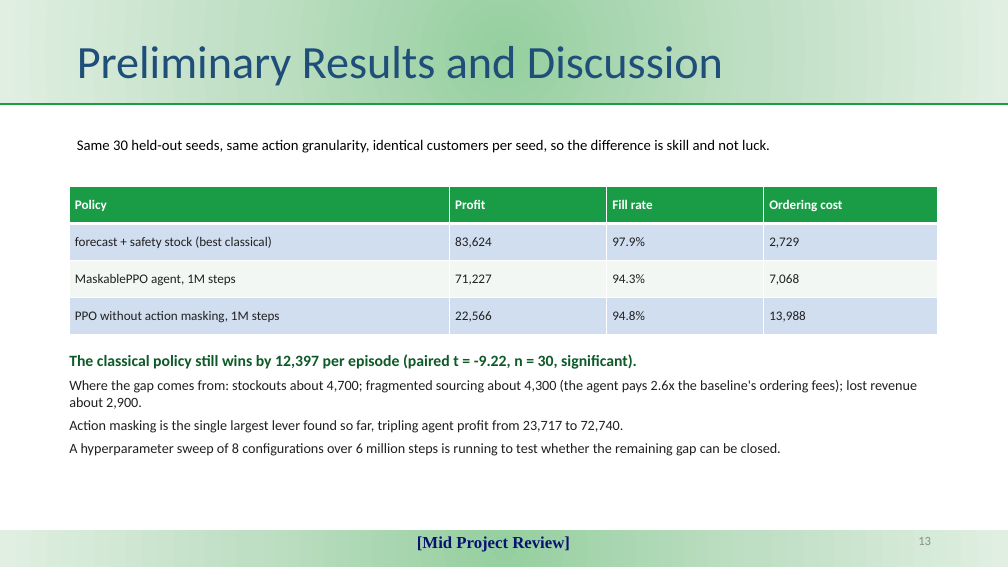
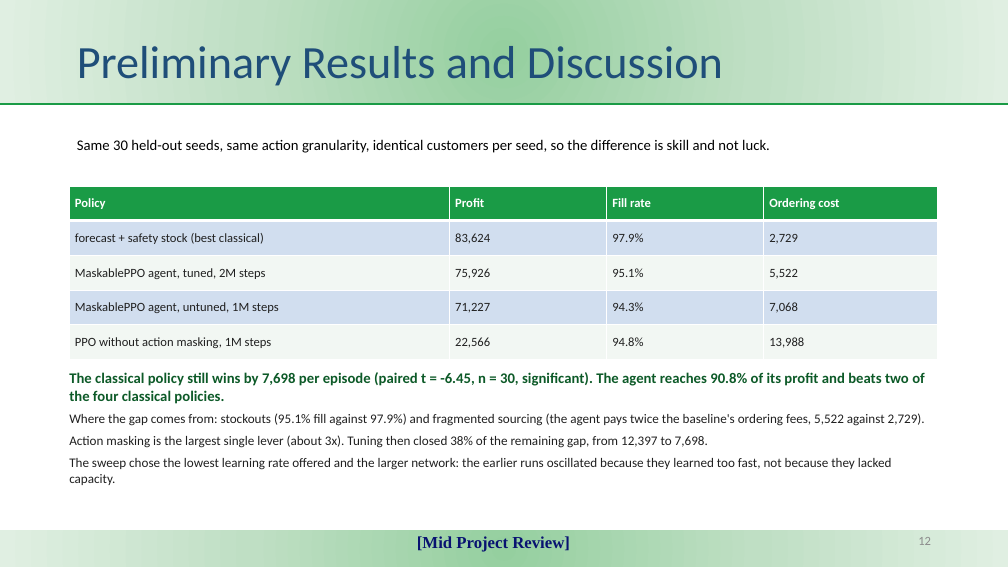
Before and after one commit to KJSK-Koushik/Supply-AI-RL-Explainable-supply-chain-Optimisation, a slide deck: slide 12 of reports/SupplyAI-RL_Mid_Project_Review.pptx (slide 13 before the commit). Drawn at 1008x567 pixels with LibreOffice and Linux fonts; fonts in the diff are those of the drawing. Boxes give left, top, right and bottom in pixels: in the first picture for what was removed or moved away, otherwise in the second. Text is boxed around its words. In the diff, an @@ line names an element or a change of style, - is before the commit and + after.

```diff
--- a/reports/SupplyAI-RL_Mid_Project_Review.pptx
+++ b/reports/SupplyAI-RL_Mid_Project_Review.pptx
@@ table at bbox=[70, 186, 938, 360] @@
-row 3: MaskablePPO agent, 1M steps | 71,227 | 94.3% | 7,068
+row 3: MaskablePPO agent, tuned, 2M steps | 75,926 | 95.1% | 5,522
+row 4: MaskablePPO agent, untuned, 1M steps | 71,227 | 94.3% | 7,068
@@ text at bbox=[69, 372, 925, 485]: text changed; size 13.5 to 12.5 pt @@
-The classical policy still wins by 12,397 per episode (paired t = -9.22, n = 30, significant).
-Where the gap comes from: stockouts about 4,700; fragmented sourcing about 4,300 (the agent pays 2.6x the baseline's ordering fees); lost revenue about 2,900.
-Action masking is the single largest lever found so far, tripling agent profit from 23,717 to 72,740.
-A hyperparameter sweep of 8 configurations over 6 million steps is running to test whether the remaining gap can be closed.
+The classical policy still wins by 7,698 per episode (paired t = -6.45, n = 30, significant). The agent reaches 90.8% of its profit and beats two of the four classical policies.
+Where the gap comes from: stockouts (95.1% fill against 97.9%) and fragmented sourcing (the agent pays twice the baseline's ordering fees, 5,522 against 2,729).
+Action masking is the largest single lever (about 3x). Tuning then closed 38% of the remaining gap, from 12,397 to 7,698.
+The sweep chose the lowest learning rate offered and the larger network: the earlier runs oscillated because they learned too fast, not because they lacked capacity.
```
Also in this commit, not shown: 7 other slides changed, 1 slide removed, 5 other files.
